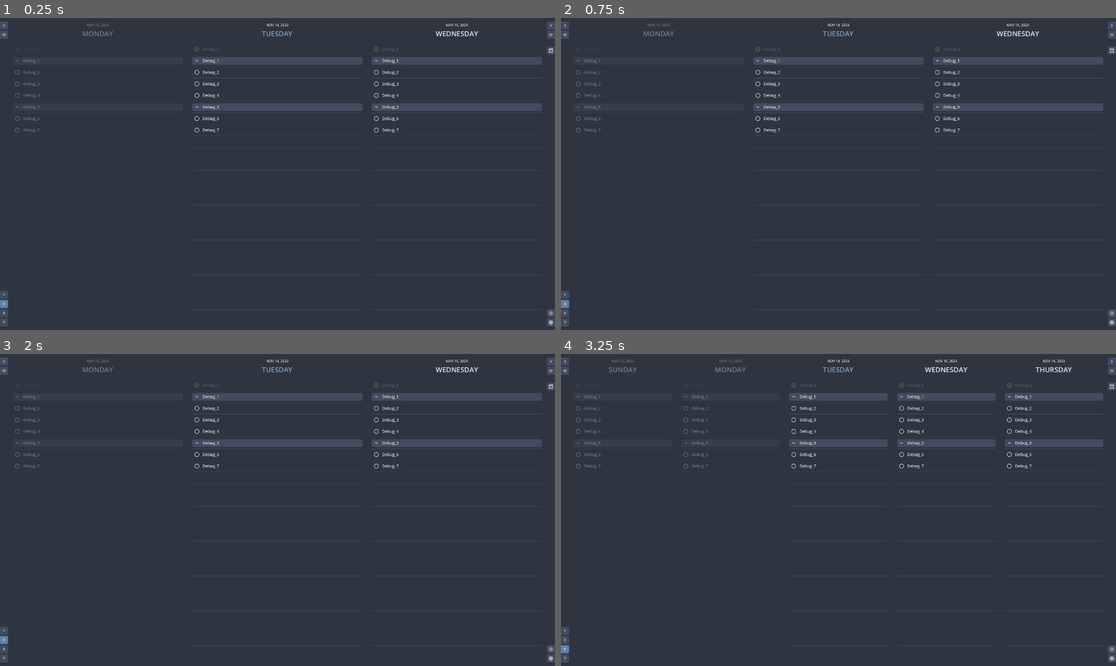
Above: before the commit, frames 1-4 (two rows, left to right).
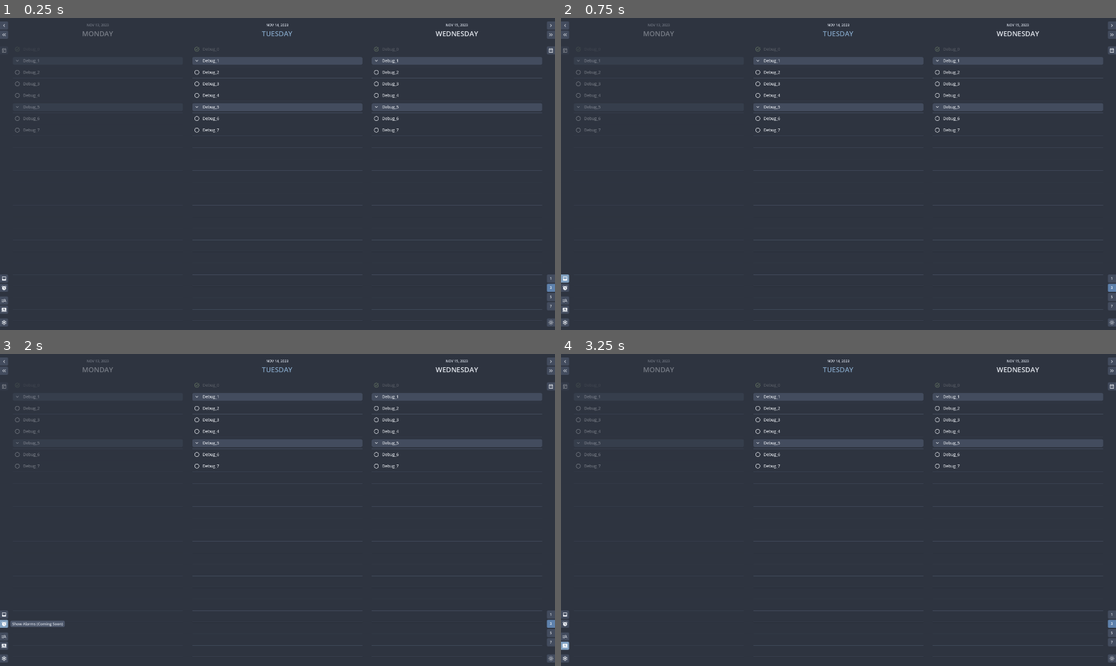
Above: after the commit, the same moments.

Repository: njamster/habituary
Game: Godot game, scene res://entry_point/entry_point.tscn
Same seed, same stepped clock (60 frames per second), same inputs: the game is played once before the commit and once after it.
Inputs (mouse positions are in pixels of both pictures, inside the frame that each line leads up to):
- Up to frame 1 (0.25 s): no input
- Up to frame 2 (0.75 s): click (566, 280) at 0.52 s
- Up to frame 3 (2 s): click (5, 622) at 1.27 s
- Up to frame 4 (3.25 s): click (566, 637) at 2.02 s; click (566, 647) at 2.77 s

The runs differ from the first frame. In frame 1, 0.3% of the frame differs, in the area x 0-100%, y 9-99%; in frame 2, 0.3%; in frame 3, 0.5%; in frame 4, 2.2%, in the area x 0-100%, y 1-99%.

Commit message:
Modify UI with placeholders for planned features
Those features are:
- a "capture" panel, supposed to hold all to-dos that aren't yet (or
  again) assigned to a specific date,
- an "alarms" panel, supposed to track the time till/since to-dos
  that were specifically marked for tracking,
- a "search all" panel to search for to-dos via their text,
- a "search screen" panel which is supposed to only highlight matches
  among the to-dos currently visible on the screen.

Buttons for these planned features are grouped with the "Settings"
button and move to the bottom left. Since they all open some form or
panel, the overarching VBoxContainer is named "ExtraPanelsWidget".

The dark/light-mode toggle is moved below the view mode buttons, which
are moved to the bottom right side of the screen. Since they all affect
the appearance of the programm, they are named "ApperanceWidget".

Also, changes the behavior of the "Jump To Today" button in the sense
that it now always remains visible, but gets disabled instead of hidden
if the current day is already identical to today.

Diff:
--- a/main_window/view_mode_widget/view_mode_widget.gd
+++ b/main_window/appearance_widget/appearance_widget.gd
@@ -7,10 +7,26 @@
 			button.button_pressed = true
 			break
 
-	for button in get_children():
+	for button in [$SingleDay, $ThreeDays, $FiveDays, $SevenDays]:
 		button.pressed.connect(func(): Settings.view_mode = int(button.text))
 
 	get_tree().get_root().size_changed.connect(_on_window_size_changed)
+
+	_on_dark_mode_changed(Settings.dark_mode)
+	EventBus.dark_mode_changed.connect(_on_dark_mode_changed)
+
+
+func _on_mode_pressed() -> void:
+	Settings.dark_mode = not Settings.dark_mode
+
+
+func _on_dark_mode_changed(dark_mode) -> void:
+	if dark_mode:
+		$Mode.icon = preload("images/mode_light.svg")
+		$Mode/Tooltip.text = "Switch To Light Mode"
+	else:
+		$Mode.icon = preload("images/mode_dark.svg")
+		$Mode/Tooltip.text = "Switch To Dark Mode"
 
 
 func _on_window_size_changed() -> void:
--- a/main_window/view_mode_widget/view_mode_widget.tscn
+++ b/main_window/appearance_widget/appearance_widget.tscn
@@ -1,7 +1,8 @@
-[gd_scene load_steps=12 format=3 uid="uid://dgxug4yl0qg3x"]
+[gd_scene load_steps=15 format=3 uid="uid://dgxug4yl0qg3x"]
 
-[ext_resource type="Script" path="res://main_window/view_mode_widget/view_mode_widget.gd" id="1_1o2da"]
+[ext_resource type="Script" path="res://main_window/appearance_widget/appearance_widget.gd" id="1_1o2da"]
 [ext_resource type="Script" path="res://custom/tooltip.gd" id="2_4x6jm"]
+[ext_resource type="Texture2D" uid="uid://lqaqpht4rju6" path="res://main_window/appearance_widget/images/mode_dark.svg" id="3_o8p33"]
 
 [sub_resource type="ButtonGroup" id="ButtonGroup_43ver"]
 
@@ -33,7 +34,13 @@
 [sub_resource type="Shortcut" id="Shortcut_8cdb0"]
 events = [SubResource("InputEventAction_uckjy")]
 
-[node name="ViewModeWidget" type="VBoxContainer"]
+[sub_resource type="InputEventAction" id="InputEventAction_lv7wu"]
+action = &"toggle_dark_mode"
+
+[sub_resource type="Shortcut" id="Shortcut_ljh70"]
+events = [SubResource("InputEventAction_lv7wu")]
+
+[node name="AppearanceWidget" type="VBoxContainer"]
 offset_right = 15.0
 offset_bottom = 122.0
 script = ExtResource("1_1o2da")
@@ -43,7 +50,7 @@
 layout_mode = 2
 focus_mode = 0
 mouse_default_cursor_shape = 2
-theme_type_variation = &"LeftSidebarButton"
+theme_type_variation = &"RightSidebarButton"
 theme_override_font_sizes/font_size = 12
 toggle_mode = true
 button_group = SubResource("ButtonGroup_43ver")
@@ -60,7 +67,7 @@
 layout_mode = 2
 focus_mode = 0
 mouse_default_cursor_shape = 2
-theme_type_variation = &"LeftSidebarButton"
+theme_type_variation = &"RightSidebarButton"
 theme_override_font_sizes/font_size = 12
 toggle_mode = true
 button_group = SubResource("ButtonGroup_43ver")
@@ -77,7 +84,7 @@
 layout_mode = 2
 focus_mode = 0
 mouse_default_cursor_shape = 2
-theme_type_variation = &"LeftSidebarButton"
+theme_type_variation = &"RightSidebarButton"
 theme_override_font_sizes/font_size = 12
 toggle_mode = true
 button_group = SubResource("ButtonGroup_43ver")
@@ -94,7 +101,7 @@
 layout_mode = 2
 focus_mode = 0
 mouse_default_cursor_shape = 2
-theme_type_variation = &"LeftSidebarButton"
+theme_type_variation = &"RightSidebarButton"
 theme_override_font_sizes/font_size = 12
 toggle_mode = true
 button_group = SubResource("ButtonGroup_43ver")
@@ -105,3 +112,22 @@
 [node name="Tooltip" type="Node" parent="SevenDays"]
 script = ExtResource("2_4x6jm")
 text = "Show 7 Days"
+
+[node name="Spacer" type="Control" parent="."]
+custom_minimum_size = Vector2(0, 20)
+layout_mode = 2
+
+[node name="Mode" type="Button" parent="."]
+layout_mode = 2
+focus_mode = 0
+mouse_default_cursor_shape = 2
+theme_type_variation = &"RightSidebarButton"
+shortcut = SubResource("Shortcut_ljh70")
+shortcut_in_tooltip = false
+icon = ExtResource("3_o8p33")
+
+[node name="Tooltip" type="Node" parent="Mode"]
+script = ExtResource("2_4x6jm")
+text = "Switch To Light Mode"
+
+[connection signal="pressed" from="Mode" to="." method="_on_mode_pressed"]
--- /dev/null
+++ b/main_window/extra_panels_widget/extra_panels_widget.gd
@@ -0,0 +1,5 @@
+extends VBoxContainer
+
+
+func _on_settings_pressed() -> void:
+	EventBus.settings_button_pressed.emit()
--- /dev/null
+++ b/main_window/extra_panels_widget/extra_panels_widget.tscn
@@ -0,0 +1,92 @@
+[gd_scene load_steps=10 format=3 uid="uid://bmrx40aplh6c1"]
+
+[ext_resource type="Script" path="res://main_window/extra_panels_widget/extra_panels_widget.gd" id="1_1d7q7"]
+[ext_resource type="Texture2D" uid="uid://vs7ua0yf1lr" path="res://main_window/extra_panels_widget/images/settings.svg" id="2_fp5hp"]
+[ext_resource type="Script" path="res://custom/tooltip.gd" id="3_diiyk"]
+[ext_resource type="Texture2D" uid="uid://bpfw6aor5w57f" path="res://main_window/extra_panels_widget/images/capture.svg" id="4_h4on7"]
+[ext_resource type="Texture2D" uid="uid://dv4okd56jtc61" path="res://main_window/extra_panels_widget/images/alarms.svg" id="5_u4xd2"]
+[ext_resource type="Texture2D" uid="uid://ckpsnrmdqsa6r" path="res://main_window/extra_panels_widget/images/search_screen.svg" id="6_uai1x"]
+[ext_resource type="Texture2D" uid="uid://dnbodke4qy5dd" path="res://main_window/extra_panels_widget/images/search_all.svg" id="7_sxtfu"]
+
+[sub_resource type="InputEventAction" id="InputEventAction_lv7wu"]
+action = &"toggle_dark_mode"
+
+[sub_resource type="Shortcut" id="Shortcut_qi7jp"]
+events = [SubResource("InputEventAction_lv7wu")]
+
+[node name="ExtraPanelsWidget" type="VBoxContainer"]
+size_flags_vertical = 10
+script = ExtResource("1_1d7q7")
+
+[node name="Capture" type="Button" parent="."]
+layout_mode = 2
+focus_mode = 0
+mouse_default_cursor_shape = 2
+theme_type_variation = &"LeftSidebarButton"
+shortcut = SubResource("Shortcut_qi7jp")
+shortcut_in_tooltip = false
+icon = ExtResource("4_h4on7")
+
+[node name="Tooltip" type="Node" parent="Capture"]
+script = ExtResource("3_diiyk")
+text = "Show Capture (Coming Soon)"
+
+[node name="Alarms" type="Button" parent="."]
+layout_mode = 2
+focus_mode = 0
+mouse_default_cursor_shape = 2
+theme_type_variation = &"LeftSidebarButton"
+shortcut = SubResource("Shortcut_qi7jp")
+shortcut_in_tooltip = false
+icon = ExtResource("5_u4xd2")
+
+[node name="Tooltip" type="Node" parent="Alarms"]
+script = ExtResource("3_diiyk")
+text = "Show Alarms (Coming Soon)"
+
+[node name="Spacer1" type="Control" parent="."]
+custom_minimum_size = Vector2(0, 8)
+layout_mode = 2
+
+[node name="SearchAll" type="Button" parent="."]
+layout_mode = 2
+focus_mode = 0
+mouse_default_cursor_shape = 2
+theme_type_variation = &"LeftSidebarButton"
+shortcut = SubResource("Shortcut_qi7jp")
+shortcut_in_tooltip = false
+icon = ExtResource("7_sxtfu")
+
+[node name="Tooltip" type="Node" parent="SearchAll"]
+script = ExtResource("3_diiyk")
+text = "Search All To-Dos (Coming Soon)"
+
+[node name="SearchScreen" type="Button" parent="."]
+layout_mode = 2
+focus_mode = 0
+mouse_default_cursor_shape = 2
+theme_type_variation = &"LeftSidebarButton"
+shortcut = SubResource("Shortcut_qi7jp")
+shortcut_in_tooltip = false
+icon = ExtResource("6_uai1x")
+
+[node name="Tooltip" type="Node" parent="SearchScreen"]
+script = ExtResource("3_diiyk")
+text = "Search Screen (Coming Soon)"
+
+[node name="Spacer2" type="Control" parent="."]
+custom_minimum_size = Vector2(0, 8)
+layout_mode = 2
+
+[node name="Settings" type="Button" parent="."]
+layout_mode = 2
+focus_mode = 0
+mouse_default_cursor_shape = 2
+theme_type_variation = &"LeftSidebarButton"
+icon = ExtResource("2_fp5hp")
+
+[node name="Tooltip" type="Node" parent="Settings"]
+script = ExtResource("3_diiyk")
+text = "Open Settings"
+
+[connection signal="pressed" from="Settings" to="." method="_on_settings_pressed"]
--- /dev/null
+++ b/main_window/extra_panels_widget/images/alarms.svg
@@ -0,0 +1 @@
+<svg xmlns="http://www.w3.org/2000/svg" height="20px" viewBox="0 -960 960 960" width="20px" fill="#FFFFFF"><path d="M480-96q-70 0-131.13-26.6-61.14-26.6-106.4-71.87-45.27-45.26-71.87-106.4Q144-362 144-432t26.6-131.13q26.6-61.14 71.87-106.4 45.26-45.27 106.4-71.87Q410-768 480-768t131.13 26.6q61.14 26.6 106.4 71.87 45.27 45.26 71.87 106.4Q816-502 816-432t-26.6 131.13q-26.6 61.14-71.87 106.4-45.26 45.27-106.4 71.87Q550-96 480-96Zm100-200 51-51-115-115v-162h-72v192l136 136ZM237-845l51 51-170 170-51-51 170-170Zm486 0 170 170-51 51-170-170 51-51Z"/></svg>
--- /dev/null
+++ b/main_window/extra_panels_widget/images/capture.svg
@@ -0,0 +1 @@
+<svg xmlns="http://www.w3.org/2000/svg" height="20px" viewBox="0 -960 960 960" width="20px" fill="#FFFFFF"><path d="M216-144q-29 0-50.5-21.5T144-216v-528q0-29.7 21.5-50.85Q187-816 216-816h528q29.7 0 50.85 21.15Q816-773.7 816-744v528q0 29-21.15 50.5T744-144H216Zm264-192q40 0 68-28t28-68h168v-312H216v312h168q0 40 28 68t68 28Z"/></svg>
--- /dev/null
+++ b/main_window/extra_panels_widget/images/search_all.svg
@@ -0,0 +1 @@
+<svg xmlns="http://www.w3.org/2000/svg" height="20px" viewBox="0 -960 960 960" width="20px" fill="#FFFFFF"><path d="M96-216v-72h384v72H96Zm0-180v-72h192v72H96Zm0-180v-72h192v72H96Zm717 360L660-369q-23 16-50.5 24.5T552-336q-79.68 0-135.84-56.23-56.16-56.22-56.16-136Q360-608 416.23-664q56.22-56 136-56Q632-720 688-663.84q56 56.16 56 135.84 0 30-8.5 57.5T711-420l153 153-51 51ZM552-408q50 0 85-35t35-85q0-50-35-85t-85-35q-50 0-85 35t-35 85q0 50 35 85t85 35Z"/></svg>
--- /dev/null
+++ b/main_window/extra_panels_widget/images/search_screen.svg
@@ -0,0 +1 @@
+<svg xmlns="http://www.w3.org/2000/svg" height="20px" viewBox="0 -960 960 960" width="20px" fill="#FFFFFF"><path d="m616-377 51-51-84-84q8-15 12.5-30.78Q600-558.56 600-576q0-54-38.5-92.5t-94-38.5q-55.5 0-93.5 38.06t-38 93.5Q336-520 374-482t93 38q16 0 32-4t33-13l84 84ZM469-516q-24 0-42.5-17.88-18.5-17.89-18.5-43 0-25.12 18.5-42.62Q445-637 469-637q25 0 42.5 18.5T529-576q0 24-17.62 42-17.63 18-42.38 18ZM168-264q-29.7 0-50.85-21.15Q96-306.3 96-336v-408q0-29.7 21.15-50.85Q138.3-816 168-816h624q29.7 0 50.85 21.15Q864-773.7 864-744v408q0 29.7-21.15 50.85Q821.7-264 792-264H168ZM48-144v-72h864v72H48Z"/></svg>
--- a/main_window/main_window.gd
+++ b/main_window/main_window.gd
@@ -16,7 +16,7 @@
 
 	get_window().min_size = Vector2i(
 		# FIXME: get rid of those hardcoded values
-		2 * 28 + 2 * 16 + 160, 2 * minimum_vertical_margin + 79 + 5 * 40
+		2 * 28 + 2 * 16 + 160, 2 * minimum_vertical_margin + 79 + 6 * 40
 	)
 	get_tree().get_root().size_changed.connect(_on_window_size_changed)
 
--- a/main_window/main_window.tscn
+++ b/main_window/main_window.tscn
@@ -2,9 +2,9 @@
 
 [ext_resource type="Script" path="res://main_window/main_window.gd" id="1_cqr1i"]
 [ext_resource type="PackedScene" uid="uid://bjv3cb21jdiu3" path="res://main_window/navigation_bar_left/navigation_bar_left.tscn" id="2_l73p5"]
-[ext_resource type="PackedScene" uid="uid://dgxug4yl0qg3x" path="res://main_window/view_mode_widget/view_mode_widget.tscn" id="2_qblvu"]
+[ext_resource type="PackedScene" uid="uid://dgxug4yl0qg3x" path="res://main_window/appearance_widget/appearance_widget.tscn" id="2_qblvu"]
 [ext_resource type="PackedScene" uid="uid://d0nq3bl1c4e0i" path="res://main_window/navigation_bar_right/navigation_bar_right.tscn" id="5_s2ne8"]
-[ext_resource type="PackedScene" uid="uid://bmrx40aplh6c1" path="res://main_window/settings_widget/settings_widget.tscn" id="6_1c6x1"]
+[ext_resource type="PackedScene" uid="uid://bmrx40aplh6c1" path="res://main_window/extra_panels_widget/extra_panels_widget.tscn" id="6_1c6x1"]
 [ext_resource type="PackedScene" uid="uid://brgpa340xc1dn" path="res://main_window/overlay/overlay.tscn" id="7_77111"]
 [ext_resource type="PackedScene" uid="uid://esddcur57ihc" path="res://main_window/list_view/list_view.tscn" id="7_ajas6"]
 [ext_resource type="PackedScene" uid="uid://cih6c2f3oxfl0" path="res://main_window/drag_overlay/drag_overlay.tscn" id="7_mttq0"]
@@ -31,9 +31,8 @@
 [node name="NavigationBarLeft" parent="HBox/ToolbarLeft" instance=ExtResource("2_l73p5")]
 layout_mode = 2
 
-[node name="ViewModeWidget" parent="HBox/ToolbarLeft" instance=ExtResource("2_qblvu")]
+[node name="ExtraPanelsWidget" parent="HBox/ToolbarLeft" instance=ExtResource("6_1c6x1")]
 layout_mode = 2
-size_flags_vertical = 10
 
 [node name="ListView" parent="HBox" instance=ExtResource("7_ajas6")]
 layout_mode = 2
@@ -45,8 +44,9 @@
 [node name="NavigationBarRight" parent="HBox/ToolbarRight" instance=ExtResource("5_s2ne8")]
 layout_mode = 2
 
-[node name="SettingsWidget" parent="HBox/ToolbarRight" instance=ExtResource("6_1c6x1")]
+[node name="AppearanceWidget" parent="HBox/ToolbarRight" instance=ExtResource("2_qblvu")]
 layout_mode = 2
+size_flags_vertical = 10
 
 [node name="DragOverlay" parent="." instance=ExtResource("7_mttq0")]
 
--- a/main_window/navigation_bar_left/navigation_bar_left.gd
+++ b/main_window/navigation_bar_left/navigation_bar_left.gd
@@ -21,7 +21,12 @@
 
 
 func _on_current_day_changed(current_day : Date) -> void:
-	$Today.visible = (current_day.day_difference_to(DayTimer.today) != 0)
+	if current_day.day_difference_to(DayTimer.today) == 0:
+		$Today.disabled = true
+		$Today.mouse_default_cursor_shape = CURSOR_FORBIDDEN
+	else:
+		$Today.disabled = false
+		$Today.mouse_default_cursor_shape = CURSOR_POINTING_HAND
 
 
 func _unhandled_input(event: InputEvent) -> void:
--- a/main_window/settings_widget/settings_widget.gd
+++ /dev/null
@@ -1,24 +0,0 @@
-extends VBoxContainer
-
-
-func _ready() -> void:
-	_on_dark_mode_changed(Settings.dark_mode)
-
-	EventBus.dark_mode_changed.connect(_on_dark_mode_changed)
-
-
-func _on_mode_pressed() -> void:
-	Settings.dark_mode = not Settings.dark_mode
-
-
-func _on_dark_mode_changed(dark_mode) -> void:
-	if dark_mode:
-		$Mode.icon = preload("images/mode_light.svg")
-		$Mode/Tooltip.text = "Switch To Light Mode"
-	else:
-		$Mode.icon = preload("images/mode_dark.svg")
-		$Mode/Tooltip.text = "Switch To Dark Mode"
-
-
-func _on_settings_pressed() -> void:
-	EventBus.settings_button_pressed.emit()
--- a/main_window/settings_widget/settings_widget.tscn
+++ /dev/null
@@ -1,43 +0,0 @@
-[gd_scene load_steps=7 format=3 uid="uid://bmrx40aplh6c1"]
-
-[ext_resource type="Script" path="res://main_window/settings_widget/settings_widget.gd" id="1_1d7q7"]
-[ext_resource type="Texture2D" uid="uid://lqaqpht4rju6" path="res://main_window/settings_widget/images/mode_dark.svg" id="1_53725"]
-[ext_resource type="Texture2D" uid="uid://vs7ua0yf1lr" path="res://main_window/settings_widget/images/settings.svg" id="2_fp5hp"]
-[ext_resource type="Script" path="res://custom/tooltip.gd" id="3_diiyk"]
-
-[sub_resource type="InputEventAction" id="InputEventAction_lv7wu"]
-action = &"toggle_dark_mode"
-
-[sub_resource type="Shortcut" id="Shortcut_qi7jp"]
-events = [SubResource("InputEventAction_lv7wu")]
-
-[node name="SettingsWidget" type="VBoxContainer"]
-size_flags_vertical = 10
-script = ExtResource("1_1d7q7")
-
-[node name="Mode" type="Button" parent="."]
-layout_mode = 2
-focus_mode = 0
-mouse_default_cursor_shape = 2
-theme_type_variation = &"RightSidebarButton"
-shortcut = SubResource("Shortcut_qi7jp")
-shortcut_in_tooltip = false
-icon = ExtResource("1_53725")
-
-[node name="Tooltip" type="Node" parent="Mode"]
-script = ExtResource("3_diiyk")
-text = "Switch To Light Mode"
-
-[node name="Settings" type="Button" parent="."]
-layout_mode = 2
-focus_mode = 0
-mouse_default_cursor_shape = 2
-theme_type_variation = &"RightSidebarButton"
-icon = ExtResource("2_fp5hp")
-
-[node name="Tooltip" type="Node" parent="Settings"]
-script = ExtResource("3_diiyk")
-text = "Open Settings"
-
-[connection signal="pressed" from="Mode" to="." method="_on_mode_pressed"]
-[connection signal="pressed" from="Settings" to="." method="_on_settings_pressed"]
Renamed: main_window/settings_widget/images/mode_dark.svg -> main_window/appearance_widget/images/mode_dark.svg
Not shown, changed: main_window/appearance_widget/images/mode_dark.svg.import
Renamed: main_window/settings_widget/images/mode_light.svg -> main_window/appearance_widget/images/mode_light.svg
Not shown, changed: main_window/appearance_widget/images/mode_light.svg.import
Not shown, added: main_window/extra_panels_widget/images/alarms.svg.import
Not shown, changed: main_window/extra_panels_widget/images/capture.svg.import
Not shown, added: main_window/extra_panels_widget/images/search_all.svg.import
Not shown, added: main_window/extra_panels_widget/images/search_screen.svg.import
Renamed: main_window/settings_widget/images/settings.svg -> main_window/extra_panels_widget/images/settings.svg
Not shown, added: main_window/extra_panels_widget/images/settings.svg.import
